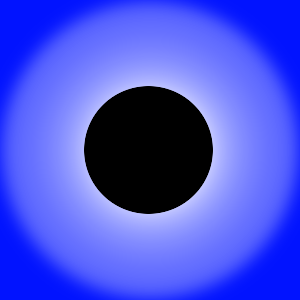
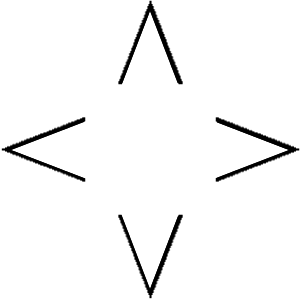
Two versions of the same layered image (w=300, h=300). Layer-by-layer changes:
added layer "Groupe de calques" above "Copie de Groupe de calques #1" over [left=11, top=11, right=289, bottom=289]
added layer "Copie de Groupe de calques #1" above "Calque" over [left=1, top=0, right=300, bottom=299]
hid "Calque" over [left=84, top=86, right=213, bottom=214]
hid "Calque #2" over [left=0, top=0, right=300, bottom=300]
